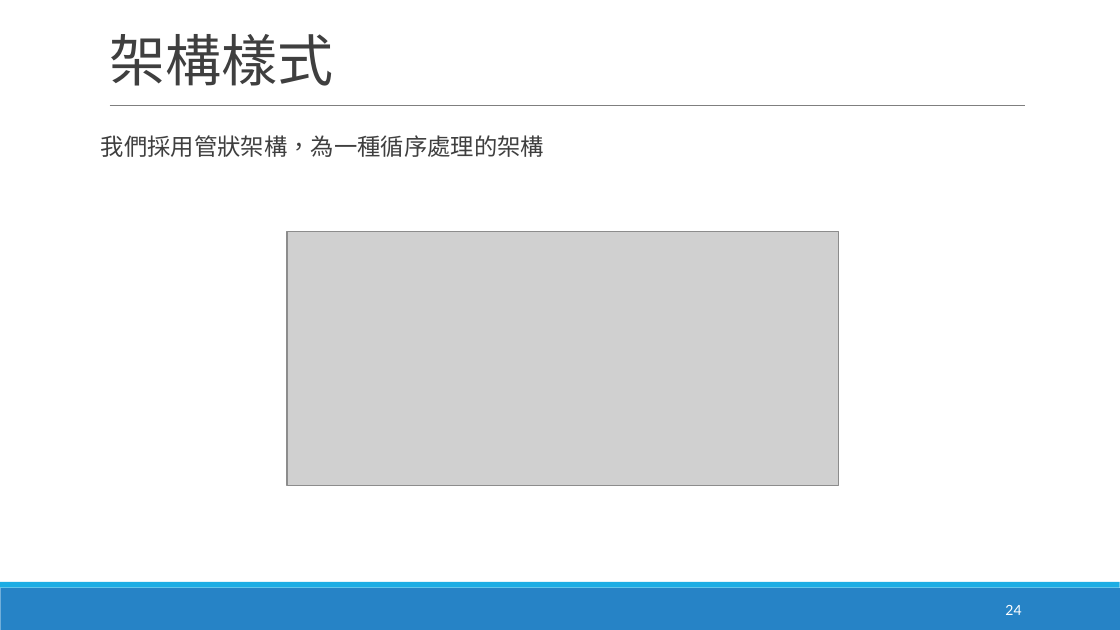
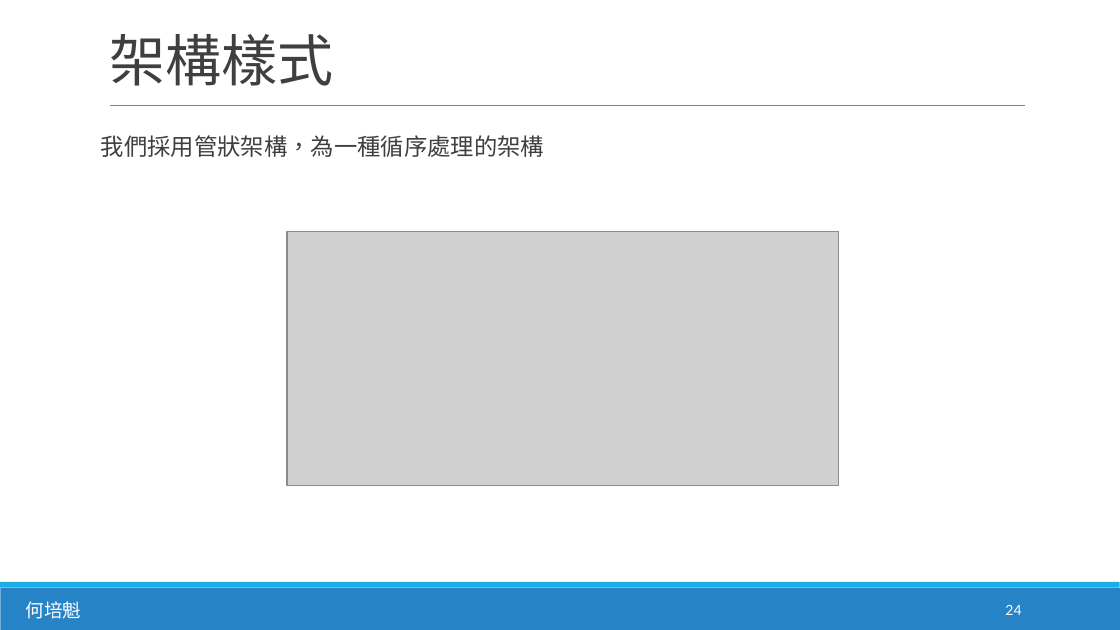
Before and after one commit to NightHao/Software_Engineering, a slide deck: slide 24 of 軟工報告/軟體工程第三四章報告ch3&4_v0.pptx. Drawn at 1120x630 pixels with LibreOffice and Linux fonts; fonts in the diff are those of the drawing; grey boxes stand for pictures. Boxes give left, top, right and bottom in pixels: in the first picture for what was removed or moved away, otherwise in the second. Text is boxed around its words. In the diff, an @@ line names an element or a change of style, - is before the commit and + after.

```diff
--- a/軟工報告/軟體工程第三四章報告ch3&4_v0.pptx
+++ b/軟工報告/軟體工程第三四章報告ch3&4_v0.pptx
@@ text added at (x1=25, y1=601, x2=81, y2=619), 12 pt, text #FFFFFF @@
+何培魁
```
Also in this commit, not shown: 20 other slides changed.
